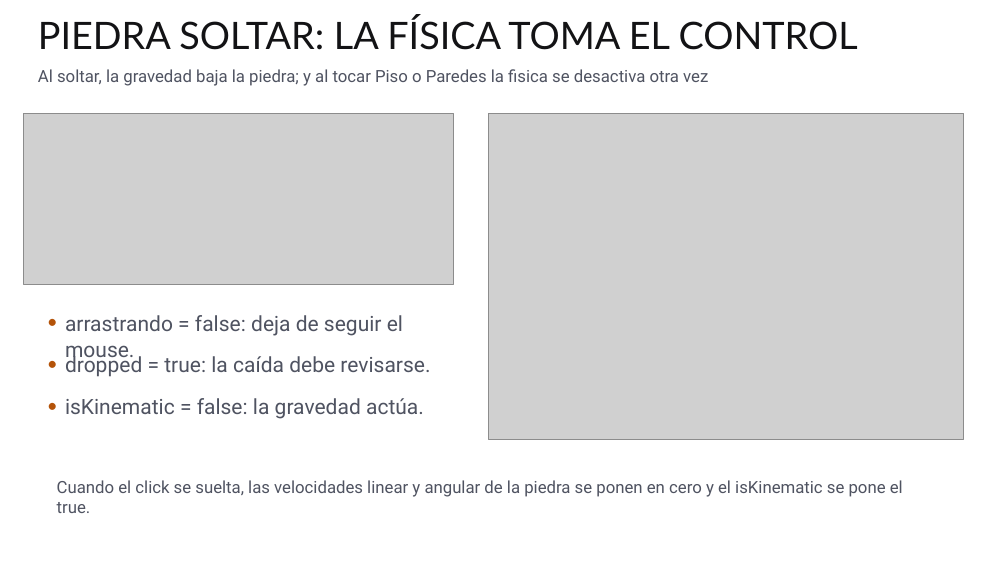
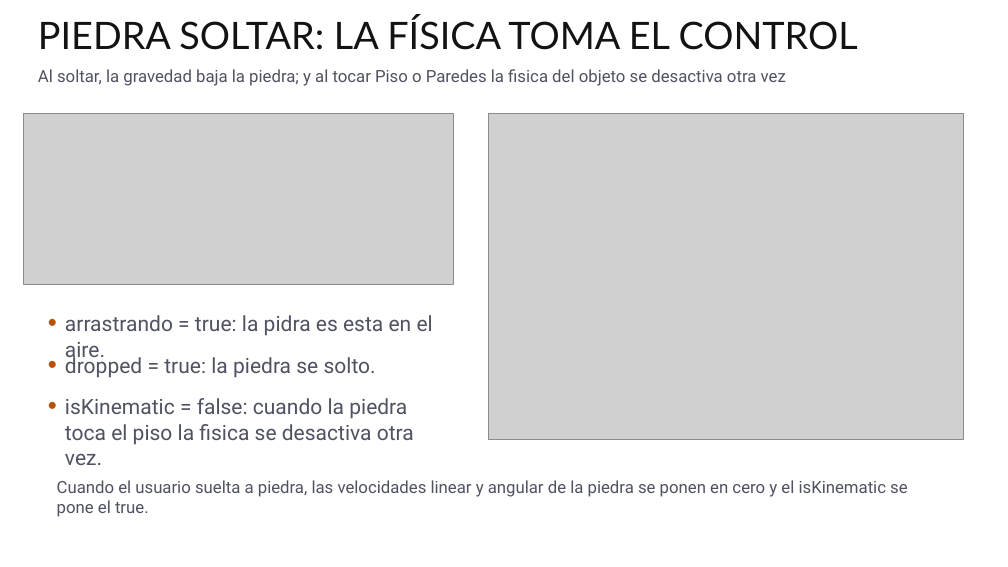
Before and after one commit to abala-tec/TC2005B, a slide deck: slide 15 of T8/T8.8.3-misc/T8.8.3-Miscelaneos.pptx. Drawn at 1008x567 pixels with LibreOffice and Linux fonts; fonts in the diff are those of the drawing; grey boxes stand for pictures; background and template pictures are left out. Boxes give left, top, right and bottom in pixels: in the first picture for what was removed or moved away, otherwise in the second. Text is boxed around its words. In the diff, an @@ line names an element or a change of style, - is before the commit and + after.

```diff
--- a/T8/T8.8.3-misc/T8.8.3-Miscelaneos.pptx
+++ b/T8/T8.8.3-misc/T8.8.3-Miscelaneos.pptx
@@ text at (38,69,786,86): text changed @@
-Al soltar, la gravedad baja la piedra; y al tocar Piso o Paredes la fisica se desactiva otra vez
+Al soltar, la gravedad baja la piedra; y al tocar Piso o Paredes la fisica del objeto se desactiva otra vez
@@ text at (65,315,433,363): text changed @@
-arrastrando = false: deja de seguir el mouse.
+arrastrando = true: la pidra es esta en el aire.
@@ text at (65,353,376,378): text changed @@
-dropped = true: la caída debe revisarse.
+dropped = true: la piedra se solto.
@@ text at (65,398,414,445): text changed @@
-isKinematic = false: la gravedad actúa.
+isKinematic = false: cuando la piedra toca el piso la fisica se desactiva otra vez.
@@ text at (57,480,908,517): text changed @@
-Cuando el click se suelta, las velocidades linear y angular de la piedra se ponen en cero y el isKinematic se pone el true.
+Cuando el usuario suelta a piedra, las velocidades linear y angular de la piedra se ponen en cero y el isKinematic se pone el true.
```
Also in this commit, not shown: 4 other slides changed.
